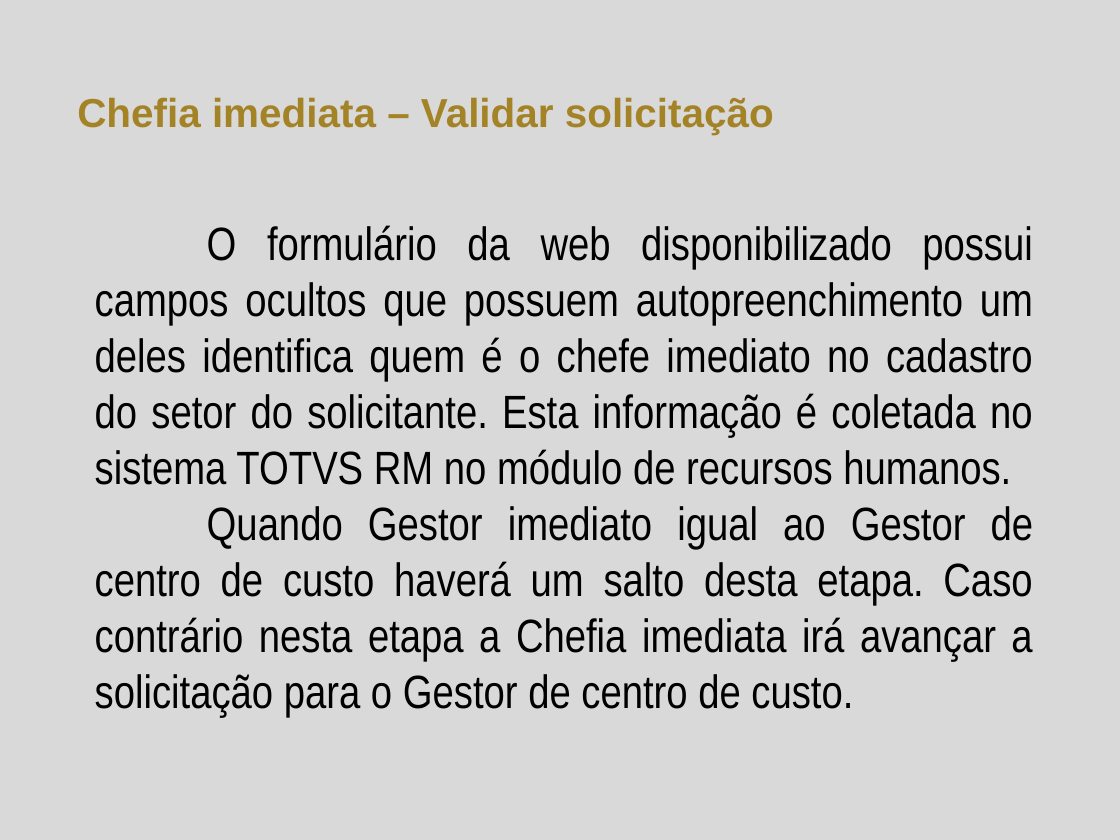
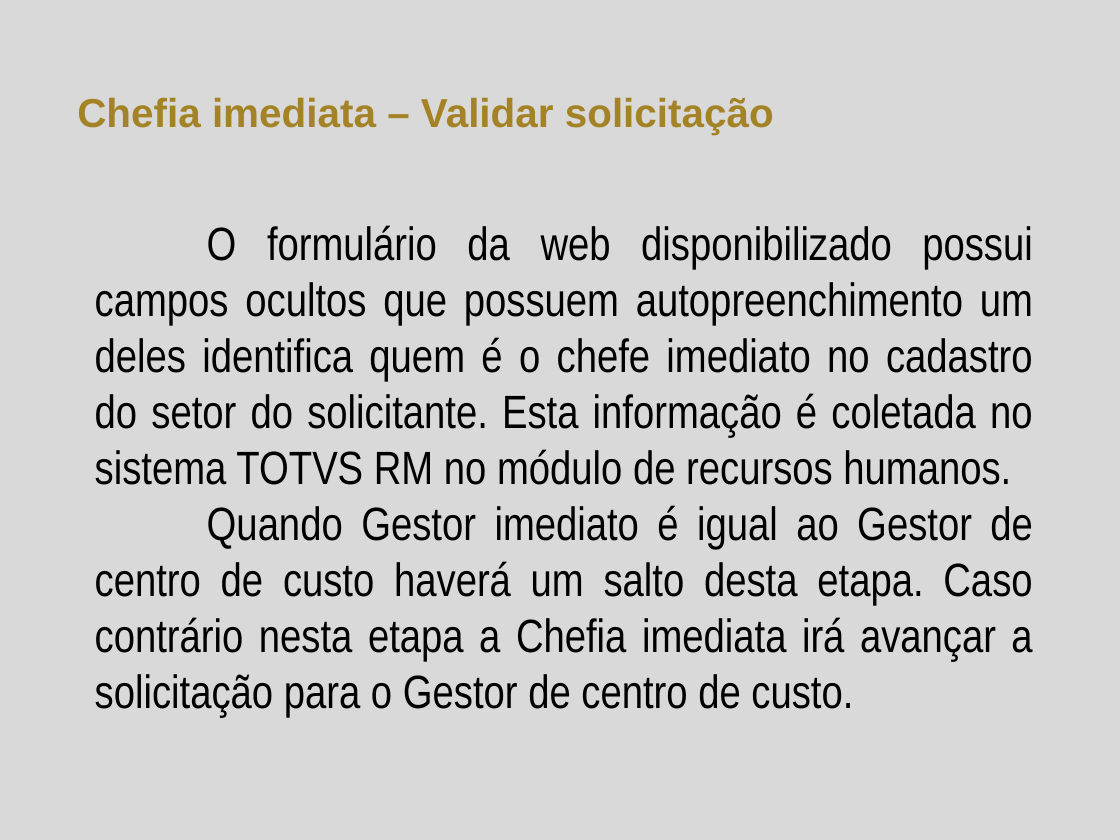
Before and after one commit to herickfreitas/Fluig_RM_MovMovimentoTBCData, a slide deck: slide 5 of Reembolso alimentação.pptx. Drawn at 1120x840 pixels with LibreOffice and Linux fonts; fonts in the diff are those of the drawing; background and template pictures are left out. Boxes give left, top, right and bottom in pixels: in the first picture for what was removed or moved away, otherwise in the second. Text is boxed around its words. In the diff, an @@ line names an element or a change of style, - is before the commit and + after.

```diff
--- a/Reembolso alimentação.pptx
+++ b/Reembolso alimentação.pptx
@@ text at bbox=[95, 505, 1033, 717]: text changed @@
-Quando Gestor imediato igual ao Gestor de centro de custo haverá um salto desta etapa. Caso contrário nesta etapa a Chefia imediata irá avançar a solicitação para o Gestor de centro de custo.
+Quando Gestor imediato é igual ao Gestor de centro de custo haverá um salto desta etapa. Caso contrário nesta etapa a Chefia imediata irá avançar a solicitação para o Gestor de centro de custo.
```
Also in this commit, not shown: 3 other slides changed.
